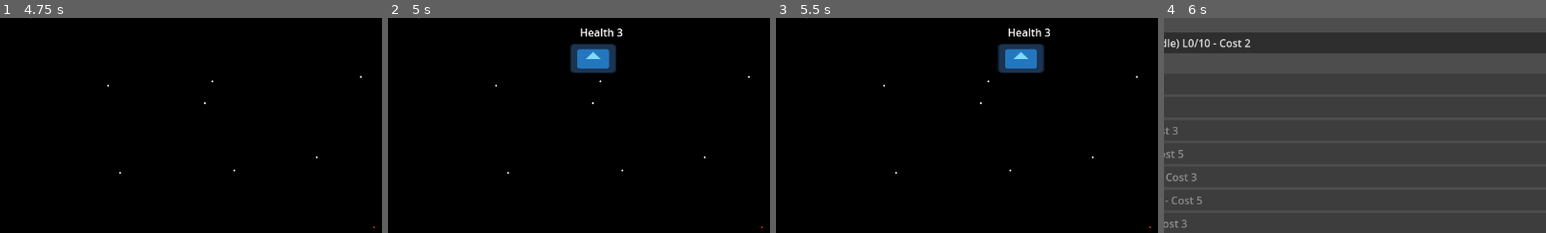
Above: before the commit, frames 1-4 (left to right).
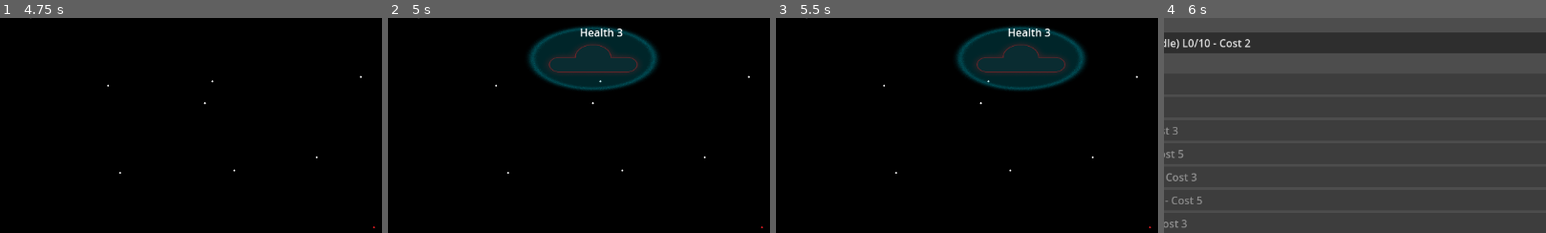
Above: after the commit, the same moments.

Repository: aceofknights/Missile-Game
Game: Godot game, scene res://Scene/MainMenu.tscn
The game is run twice, just before and just after one commit, with the same random seed, the same clock (stepped at 60 frames per second) and the same inputs. The engine's default icon, where the game draws it, is replaced by a stand-in: a white triangle on a blue panel in a dark square.
Inputs:
- Up to frame 1 (4.75 s): click "Start" at 0.5 s; click "World 1 - Deploy" at 1.25 s; click "destroy all buildings" at 2 s; click "Continue" at 2.75 s; click "Skip To Boss" at 3.5 s; click "Skip To Boss" at 4.25 s
- Up to frame 2 (5 s): no input
- Up to frame 3 (5.5 s): click "Give 100 Resources" at 5 s
- Up to frame 4 (6 s): click "destroy all buildings" at 5.75 s
The pictures show only the part of the screen within x 25-75%, y 9-59%; the shares and areas given below are measured in that part.

Frame 1 is identical in both runs. In frame 2, 7.7% of the frame differs, in the area x 36-71%, y 3-34%; in frame 3, 7.6%; in frame 4, nothing differs.

Commit message:
assest update

Diff:
--- a/Scene/boss_ufo.tscn
+++ b/Scene/boss_ufo.tscn
@@ -1,13 +1,14 @@
-[gd_scene load_steps=7 format=3 uid="uid://imc4shtg5sg6"]
+[gd_scene load_steps=8 format=3 uid="uid://imc4shtg5sg6"]
 
 [ext_resource type="Script" path="res://Scripts/BossUfo.gd" id="1_p9a8k"]
 [ext_resource type="PackedScene" uid="uid://g0r4peps31qo" path="res://Scene/explosion.tscn" id="2_7m3fu"]
 [ext_resource type="PackedScene" uid="uid://evjxma2qlnwx" path="res://Scene/enemy.tscn" id="3_4pr0n"]
 [ext_resource type="PackedScene" uid="uid://cvsqtfppxjfw0" path="res://Scene/scatter_missile.tscn" id="4_gub2l"]
-[ext_resource type="Texture2D" uid="uid://uy57wpn2tav1" path="res://icon.svg" id="5_t6f8r"]
+[ext_resource type="Texture2D" uid="uid://blud7jokmmiyu" path="res://assets/UFO2.png" id="5_ihlgo"]
+[ext_resource type="Texture2D" uid="uid://dhm1eog8ffhpt" path="res://assets/ShieldUfo.png" id="6_ckns8"]
 
-[sub_resource type="CircleShape2D" id="CircleShape2D_9w6av"]
-radius = 42.0
+[sub_resource type="RectangleShape2D" id="RectangleShape2D_4dkh0"]
+size = Vector2(135, 44)
 
 [node name="BossUfo" type="Area2D"]
 script = ExtResource("1_p9a8k")
@@ -15,13 +16,19 @@
 missile_scene = ExtResource("3_4pr0n")
 scatter_missile_scene = ExtResource("4_gub2l")
 
-[node name="Sprite2D" type="Sprite2D" parent="."]
+[node name="BossSprite" type="Sprite2D" parent="."]
 modulate = Color(0.490196, 0.847059, 1, 1)
-scale = Vector2(0.55, 0.35)
-texture = ExtResource("5_t6f8r")
+scale = Vector2(0.44527, 0.305435)
+texture = ExtResource("5_ihlgo")
+
+[node name="ShieldSprite" type="Sprite2D" parent="."]
+position = Vector2(-1.90735e-06, 9.53674e-07)
+scale = Vector2(0.492299, 0.244076)
+texture = ExtResource("6_ckns8")
 
 [node name="CollisionShape2D" type="CollisionShape2D" parent="."]
-shape = SubResource("CircleShape2D_9w6av")
+position = Vector2(0.5, 0)
+shape = SubResource("RectangleShape2D_4dkh0")
 
 [node name="ShieldTimer" type="Timer" parent="."]
 one_shot = true
--- a/Scripts/BossUfo.gd
+++ b/Scripts/BossUfo.gd
@@ -20,8 +20,10 @@
 @onready var shield_timer: Timer = $ShieldTimer
 @onready var missile_timer: Timer = $MissileTimer
 @onready var scatter_timer: Timer = $ScatterTimer
-@onready var sprite: Sprite2D = $Sprite2D
+@onready var sprite: Sprite2D = $BossSprite
 @onready var boss_health = $boss_health
+@onready var shield_sprite: Sprite2D = $ShieldSprite
+
 
 var health := 3
 var shield_active := true
@@ -56,7 +58,7 @@
 	scatter_timer.timeout.connect(_on_scatter_timer_timeout)
 	_schedule_next_scatter()
 
-	_update_visuals()
+	_set_shield_active(true)
 
 
 func _process(delta):
@@ -136,7 +138,6 @@
 			global_position.x = viewport.x - 120
 			move_direction = -2.0
 
-	_update_visuals()
 
 
 func _die_for_real(no_reward := false):
@@ -162,16 +163,15 @@
 
 func _on_shield_timer_timeout():
 	if shield_active:
-		shield_active = false
+		_set_shield_active(false)
 		hit_used_this_down_window = false
 		shield_timer.wait_time = shield_down_duration
 		print("⚡ Boss shield DOWN")
 	else:
-		shield_active = true
+		_set_shield_active(true)
 		shield_timer.wait_time = shield_up_duration
 		print("🛡️ Boss shield UP")
 
-	_update_visuals()
 	shield_timer.start()
 
 
@@ -237,8 +237,8 @@
 	print("☄️ Scatter missile launched")
 
 
-func _update_visuals():
-	if shield_active:
-		sprite.modulate = Color(0.5, 0.85, 1.0, 1.0)
-	else:
-		sprite.modulate = Color(1.0, 0.45, 0.45, 1.0)
+func _set_shield_active(value: bool) -> void:
+	shield_active = value
+
+	if shield_sprite:
+		shield_sprite.visible = shield_active
Binary file removed: Building.png
Binary file added: assets/ShieldUfo.png
Not shown, added: assets/ShieldUfo.png.import
Binary file added: assets/UFO.png
Not shown, changed: assets/UFO.png.import
Binary file added: assets/UFO2.png
Not shown, added: assets/UFO2.png.import
